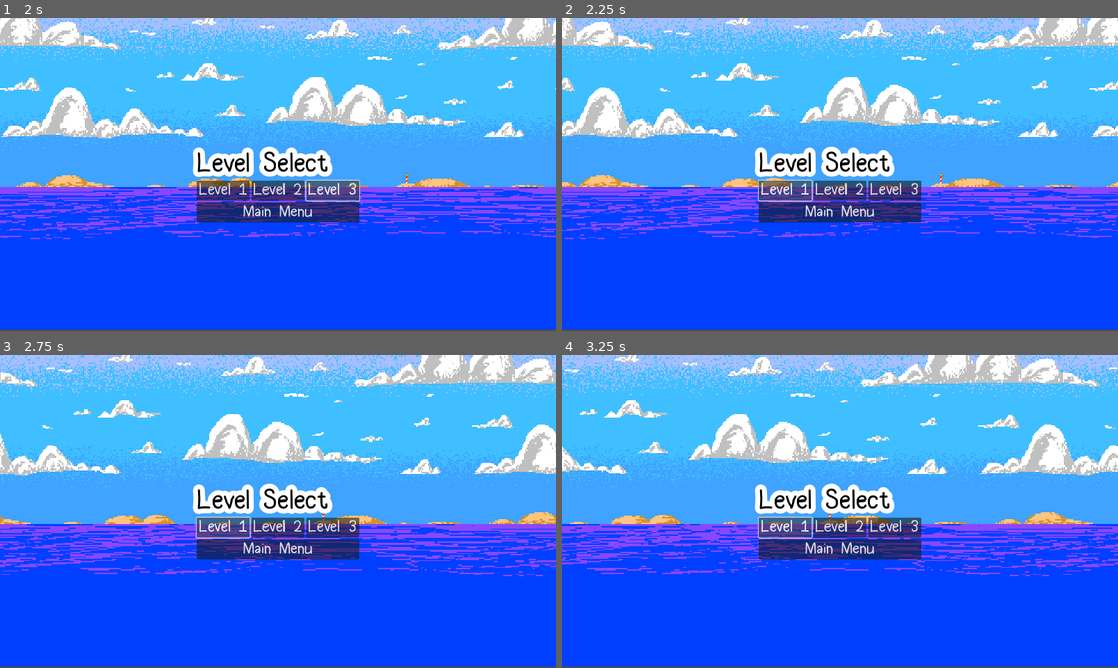
Above: before the commit, frames 1-4 (two rows, left to right).
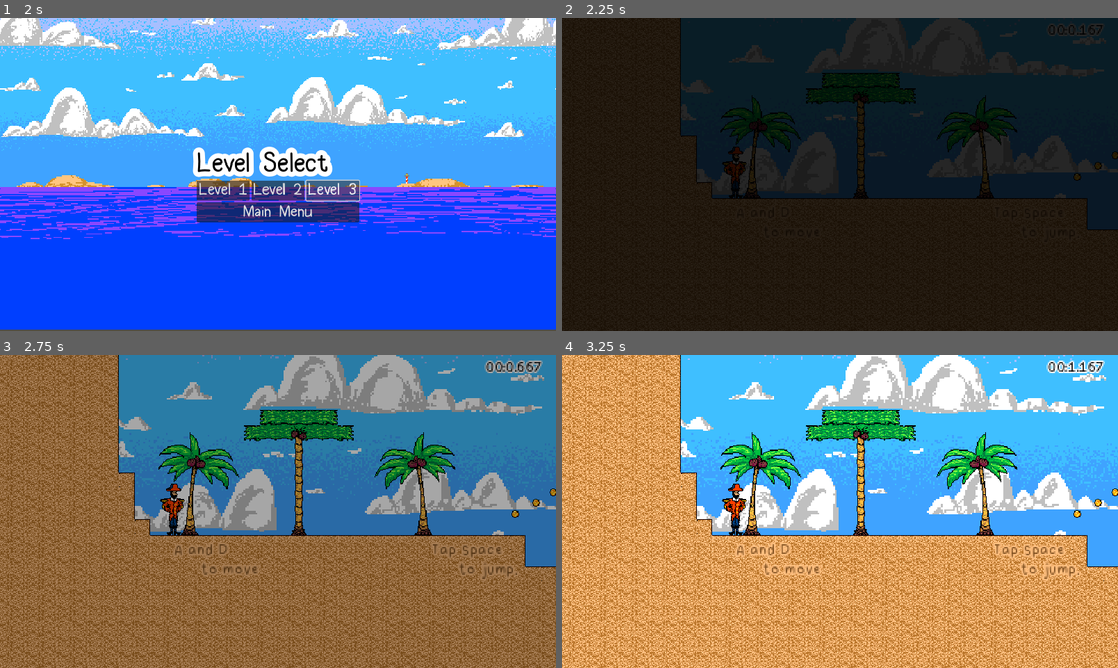
Above: after the commit, the same moments.

Repository: The-Randalorian/CaptainZip
Game: Godot game, scene res://Levels/LevelSelect.tscn
Same seed, same stepped clock (60 frames per second), same inputs: the game is played once before the commit and once after it. This scene is started directly instead of the project's main scene.
Inputs (mouse positions are in pixels of both pictures, inside the frame that each line leads up to):
- Up to frame 1 (2 s): click "Level 2" at 0.5 s; click "Level 3" at 1.25 s
- Up to frame 2 (2.25 s): click "Level 1" at 2 s
- Up to frame 3 (2.75 s): no input
- Up to frame 4 (3.25 s): click (784, 527) at 2.75 s, where only the run before the commit has a clickable "Level 1"

Frame 1 is identical in both runs. In frame 2, 100% of the frame differs, in the area x 0-100%, y 0-100%; in frame 3, 100%; in frame 4, 83%.

Commit message:
last minute

Diff:
--- a/Misc_Scripts/Options.gd
+++ b/Misc_Scripts/Options.gd
@@ -61,16 +61,16 @@
 
 
 func _on_level_1_button_pressed():
-	if (GameManager.numLevelsCompleted >= 1):
+	if (GameManager.numLevelsCompleted >= 0):
 		get_tree().change_scene_to_file("res://Levels/level 1.tscn")
 
 
 func _on_level_2_button_pressed():
 	#this is not a typo! Levels 2 and 3 are swapped!
-	if (GameManager.numLevelsCompleted >= 2):
+	if (GameManager.numLevelsCompleted >= 1):
 		get_tree().change_scene_to_file("res://Levels/level 3.tscn")
 
 
 func _on_level_3_button_pressed():
-	if (GameManager.numLevelsCompleted >= 3):
+	if (GameManager.numLevelsCompleted >= 2):
 		get_tree().change_scene_to_file("res://Levels/level 2.tscn")
